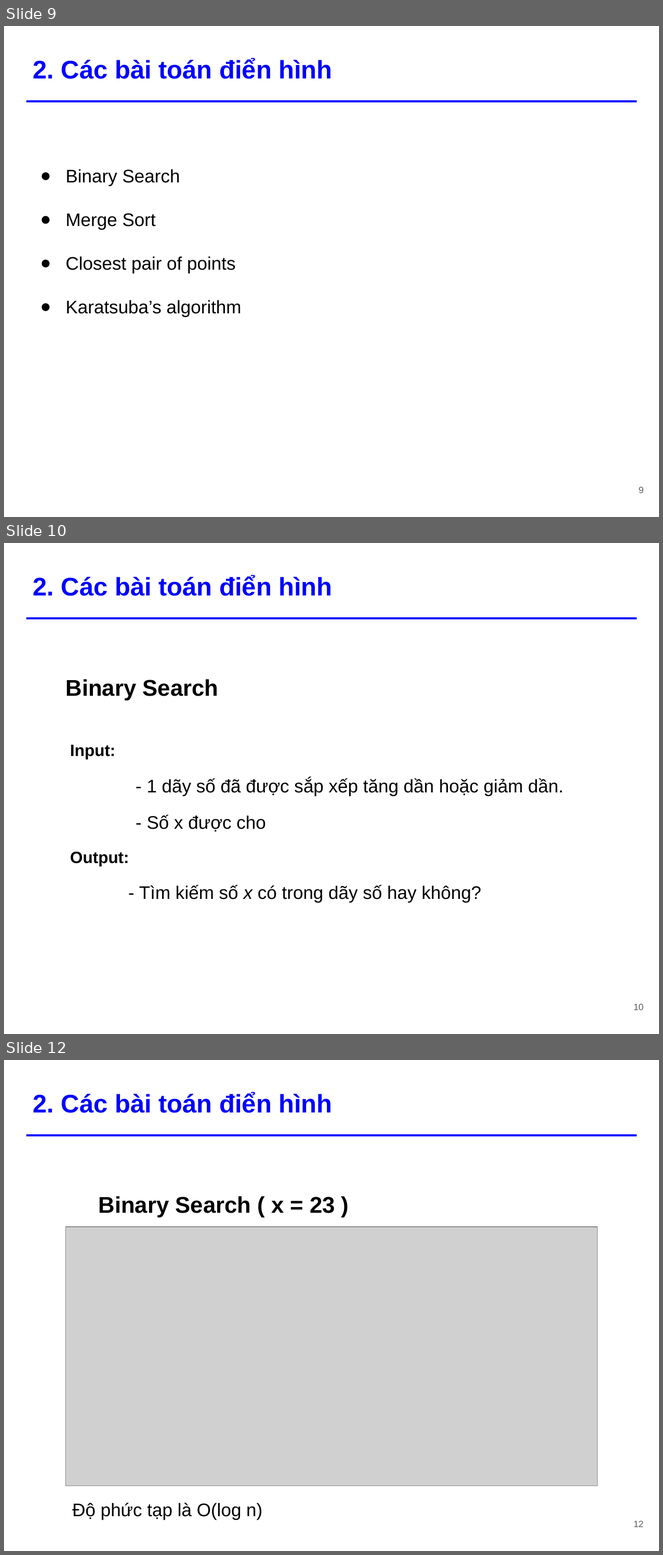
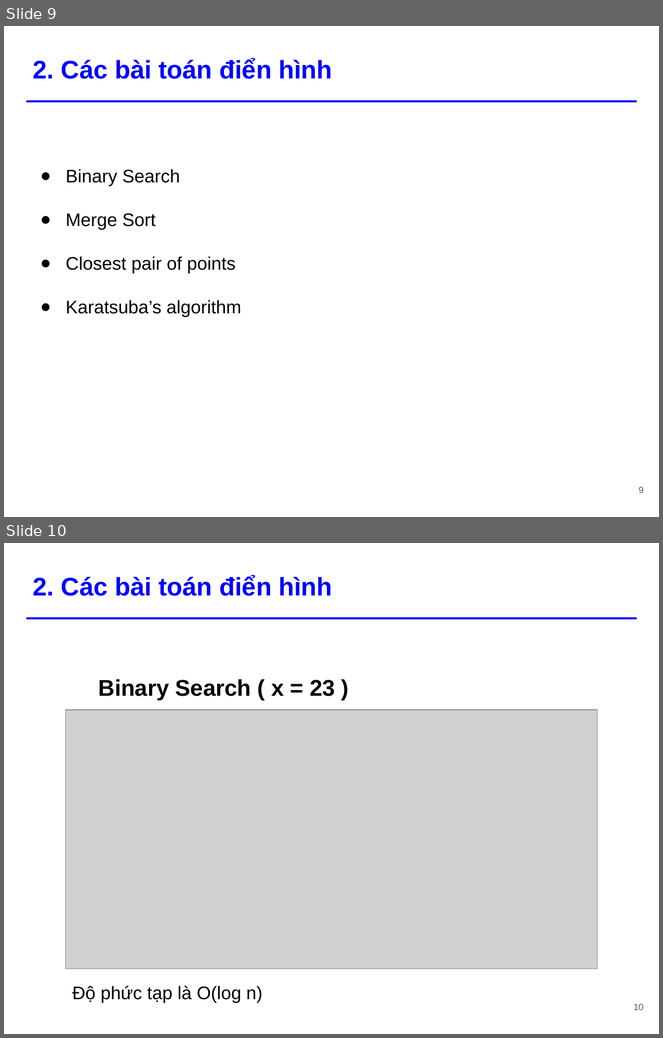
Before and after one commit to tiennvcs/CS112.L11.KHTN-DesignAnalysisAlgorithm, a slide deck: Seminar_DivideandConquer/[Seminar] Divide and Conquer.pptx. Shown one above the other, each under a label of ours: slides 9, 10 and 12 before the commit, slides 9 and 10 after it; the slides between them are not shown. The pictures are 663x1555 and 663x1038 pixels, drawn with LibreOffice and Linux fonts; fonts in the diff are those of the drawing; grey boxes stand for pictures. Boxes give left, top, right and bottom in pixels: in the first picture for what was removed or moved away, otherwise in the second. Text is boxed around its words. In the diff, an @@ line names an element or a change of style, - is before the commit and + after.

```diff
--- a/Seminar_DivideandConquer/[Seminar] Divide and Conquer.pptx
+++ b/Seminar_DivideandConquer/[Seminar] Divide and Conquer.pptx
@@ slide 10 removed at [4, 543, 659, 1034], background #FFFFFF; not listed: 1 template element that a slide beside it also shows @@
@@ title removed at [33, 575, 333, 596] @@
-2. Các bài toán điển hình
@@ text removed at [66, 679, 219, 701] @@
-Binary Search
@@ text removed at [70, 745, 564, 903] @@
-Input:
-- 1 dãy số đã được sắp xếp tăng dần hoặc giảm dần.
-- Số x được cho
-Output:
-- Tìm kiếm số x có trong dãy số hay không?
@@ page number removed at [634, 1004, 644, 1010] @@
-10
@@ what was slide 12 is now slide 10 @@
@@ page number at [634, 1004, 644, 1010]: text changed @@
-12
+10
```
Also in this commit, not shown: 17 slides changed, 1 slide added, 2 other slides removed.
